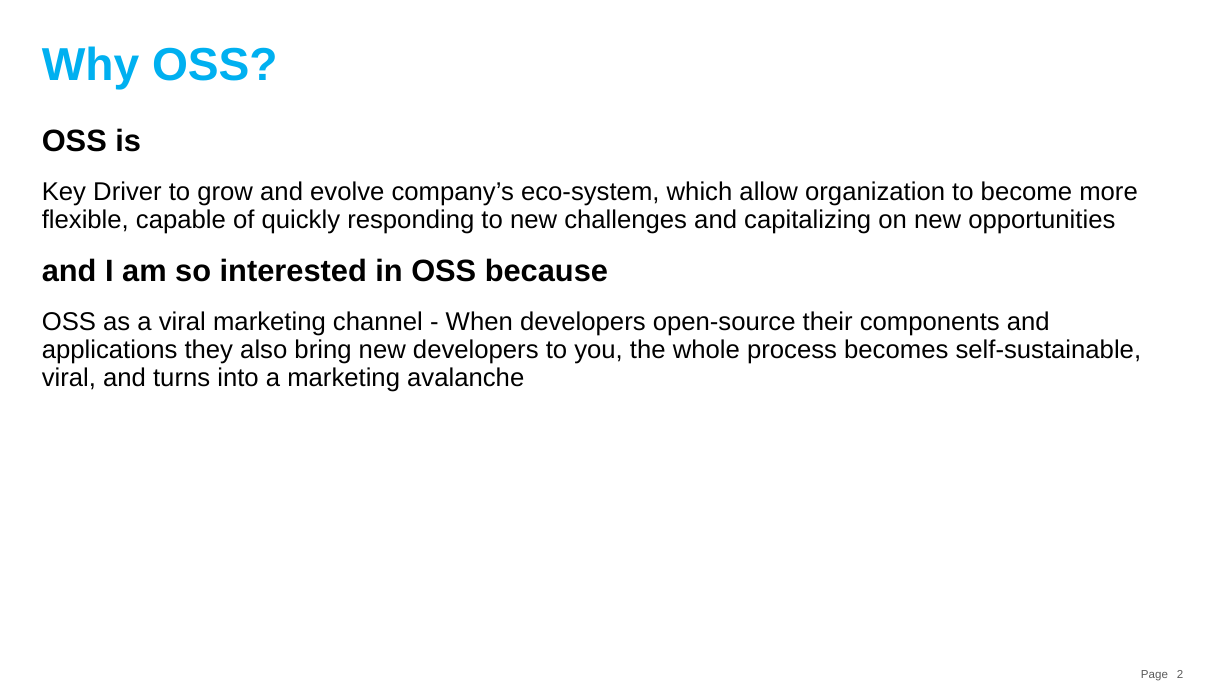
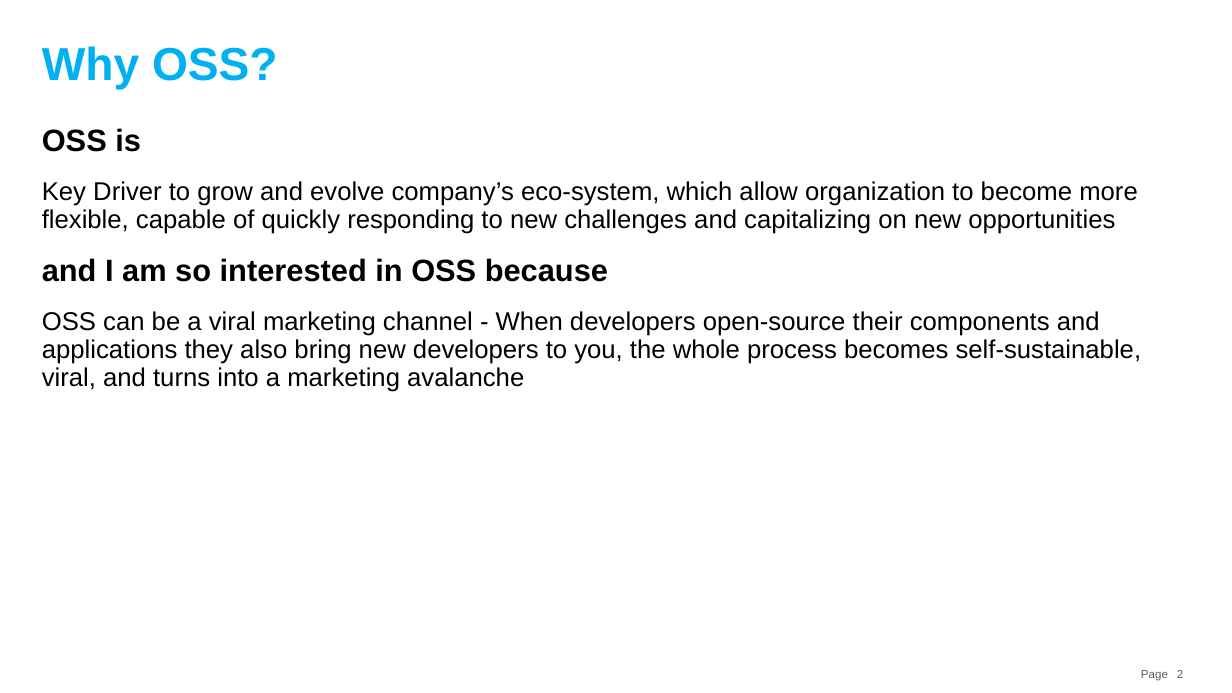
Before and after one commit to souebina/GitHub-Japan-Marketing-Plan, a slide deck: slide 2 of GitHub Japan Marketing Strategy.pptx. Drawn at 1232x693 pixels with LibreOffice and Linux fonts; fonts in the diff are those of the drawing. Boxes give left, top, right and bottom in pixels: in the first picture for what was removed or moved away, otherwise in the second. Text is boxed around its words. In the diff, an @@ line names an element or a change of style, - is before the commit and + after.

```diff
--- a/GitHub Japan Marketing Strategy.pptx
+++ b/GitHub Japan Marketing Strategy.pptx
@@ text at (x1=42, y1=311, x2=1142, y2=392): text changed @@
-OSS as a viral marketing channel - When developers open-source their components and applications they also bring new developers to you, the whole process becomes self-sustainable, viral, and turns into a marketing avalanche
+OSS can be a viral marketing channel - When developers open-source their components and applications they also bring new developers to you, the whole process becomes self-sustainable, viral, and turns into a marketing avalanche
```
Also in this commit, not shown: 6 other slides changed.
